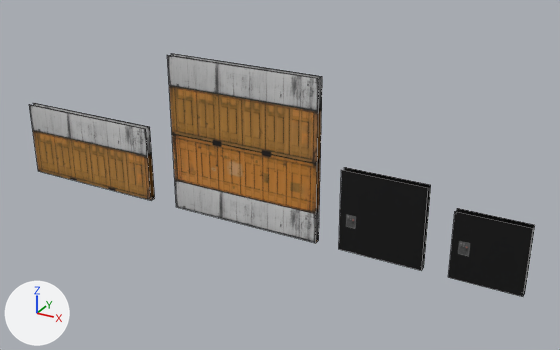
An edit to the FBX model Assets/Models/Door/Door.fbx, drawn before and after from the same camera.
The view is the same before and after, from a 50 mm camera at (6.76, -18.19, 10.97) aimed at (-3.37, 0.25, 1.75). Every picture has the same lights, and +X, +Y and +Z are marked at lower left. Mesh edges are drawn as thin lines.

Script lines for the objects in view, before the commit:
```python
mat_material_001 = principled_material('Material.001')
mat_material_001.texture = img_heavydoor_png
me_cube_001 = bpy.data.meshes.new('Cube.001')
me_cube_001.from_pydata(...)  # 8 vertices, 3 faces; spans x -1.25..1.25, y -0.1..0.1, z 0.0..2.5
me_cube_001.materials.append(mat_material_001)  # picture img_heavydoor_png
me_cube_002 = bpy.data.meshes.new('Cube.002')
me_cube_002.from_pydata(...)  # 8 vertices, 3 faces; spans x -1.0..1.0, y -0.1..0.1, z 0.0..2.0
me_cube_002.materials.append(mat_material_001)  # picture img_heavydoor_png
me_cube_003 = bpy.data.meshes.new('Cube.003')
me_cube_003.from_pydata(...)  # 8 vertices, 3 faces; spans x -2.49..2.51, y -0.1..0.1, z 0.0..5.0
me_cube_003.materials.append(mat_material_001)  # picture img_heavydoor_png
me_cube_004 = bpy.data.meshes.new('Cube.004')
me_cube_004.from_pydata(...)  # 8 vertices, 3 faces; spans x -2.49..2.51, y -0.1..0.1, z 0.0..2.5
me_cube_004.materials.append(mat_material_001)  # picture img_heavydoor_png
ob_door5m = bpy.data.objects.new('Door5m', me_cube_003)
ob_door5m.location = (-4.5, 0.0, 0.0)
ob_door5m_half = bpy.data.objects.new('Door5m_Half', me_cube_004)
ob_door5m_half.location = (-10.5, 0.0, 0.0)
ob_door_2_5m = bpy.data.objects.new('Door 2-5m', me_cube_001)
ob_door_2_5m.location = (0.0, 0.0, 0.0)
ob_door_2m = bpy.data.objects.new('Door 2m', me_cube_002)
ob_door_2m.location = (3.0, 0.0, 0.0)
```
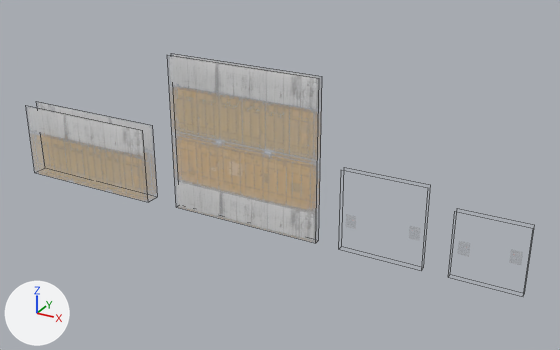
What differs and where, as boxes (x1, y1, x2, y2) in the pictures (560 x 350 px):
```json
{"object": "Door5m", "change": "surface changed", "before": [167, 53, 322, 243], "after": [167, 53, 322, 243]}
{"object": "Door5m_Half", "change": "surface changed, mesh rescaled", "before": [29, 103, 155, 200], "after": [27, 103, 156, 198]}
{"object": "Door 2-5m", "change": "surface changed", "before": [339, 167, 431, 271], "after": [339, 167, 431, 271]}
{"object": "Door 2m", "change": "surface changed", "before": [448, 208, 535, 297], "after": [448, 208, 535, 297]}
```

The change, as JSON lines over the scene's bpy script:
```json
{"op": "set", "path": "img_heavydoor_png", "old": "load_image('HeavyDoor.png', '../../Textures/Door/HeavyDoor.png', 4096, 4096, 'sRGB')", "new": "load_image('HeavyDoor.png', '../../Textures/Door/HeavyDoor.png', 4096, 4096, 'Non-Color')"}
{"op": "add", "block": "mat_material_001", "code": "n3 = _N.new('ShaderNodeTexImage'); n3.name = 'Image Texture.001'"}
{"op": "add", "block": "mat_material_001", "code": "n3.image = img_heavydoor_png"}
{"block": "mat_material_001", "where": "n0 = _N.new('ShaderNodeBsdfPrincipled'); n0.name = 'Principled BSDF'"}
{"op": "add", "block": "mat_material_001", "code": "_L.new(n3.outputs[0], n0.inputs[4])  # 'Color' to 'Alpha'"}
{"block": "me_cube_004", "where": "me_cube_004.from_pydata(...)  # 8 vertices, 3 faces; spans x -2.49..2.51, y -0.1..0.1, z 0.0..2.5"}
{"block": "me_cube_004", "where": "# used by ob_door5m_half; location = (-10.5, 0.0, 0.0)"}
{"block": "me_cube_004", "change": "me_cube_004 part 1: the whole mesh is scaled about its middle by (1, 2.5, 1)"}
```
